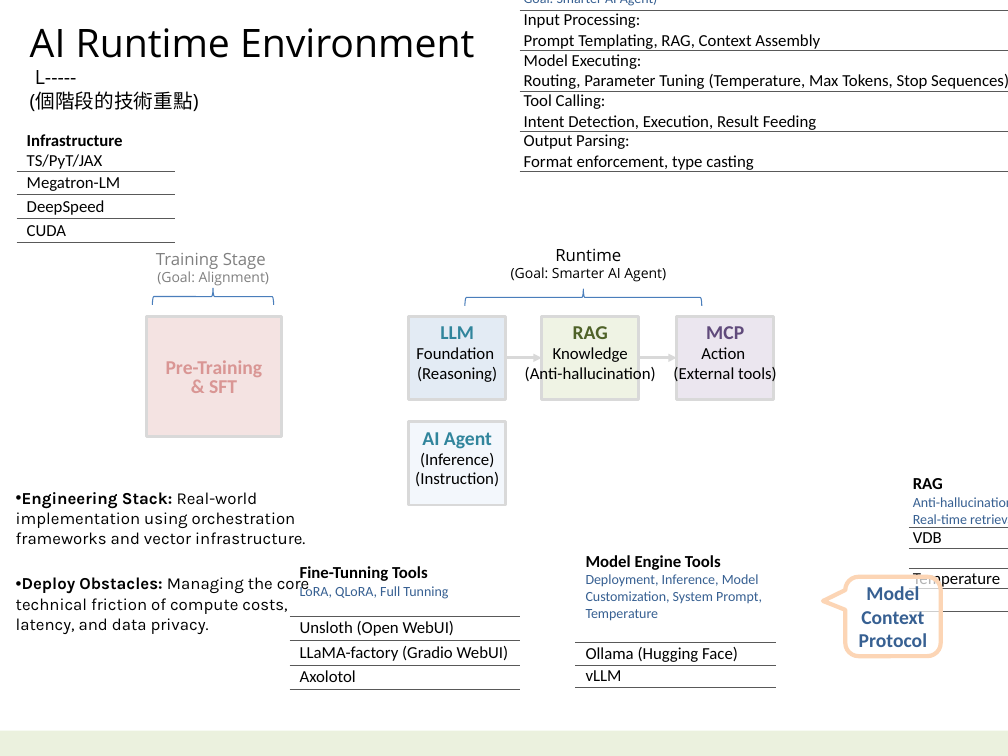
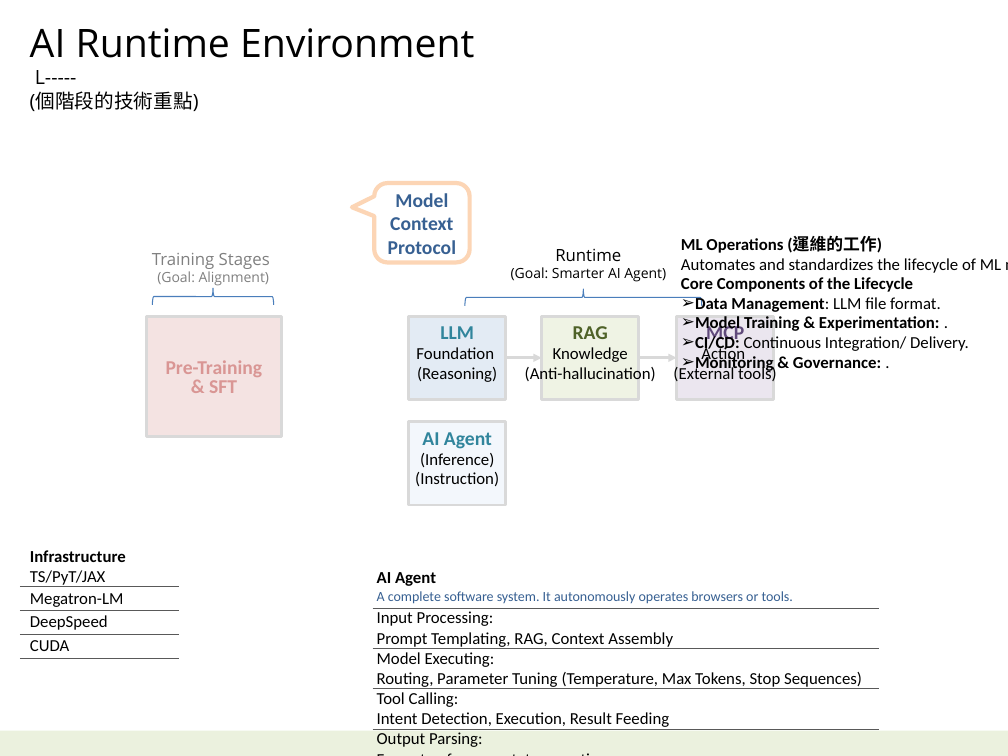
Before and after one commit to navibator/crazy-ai, a slide deck: slide 3 of ai-gemma.pptx. Drawn at 1008x756 pixels with LibreOffice and Linux fonts; fonts in the diff are those of the drawing. Boxes give left, top, right and bottom in pixels: in the first picture for what was removed or moved away, otherwise in the second. Text is boxed around its words. In the diff, an @@ line names an element or a change of style, - is before the commit and + after.

```diff
--- a/ai-gemma.pptx
+++ b/ai-gemma.pptx
@@ rounded speech box "Model": place and size @@
-rounded speech box "Model" at box(846, 577, 941, 656)
+rounded speech box "Model" at box(374, 183, 470, 263)
@@ text added at box(681, 237, 1001, 372), 12 pt, text #000000, bold @@
+ML Operations (運維的工作)
+Automates and standardizes the lifecycle of ML models
+Core Components of the Lifecycle
+➢ Data Management: LLM file format.
+➢ Model Training & Experimentation: .
+➢ CI/CD: Continuous Integration/ Delivery.
+➢ Monitoring & Governance: .
@@ text at box(152, 253, 270, 269): text changed @@
-Training Stage
+Training Stages
@@ table removed at box(909, 474, 1008, 608), 5 rows, 1 columns @@
-RAG / Anti-hallucination / Real-time retrieval
-VDB
-
-Temperature
-
@@ text removed at box(16, 492, 310, 634) @@
-• Engineering Stack: Real-world implementation using orchestration frameworks and vector infrastructure.
-• Deploy Obstacles: Managing the core technical friction of compute costs, latency, and data privacy.
@@ table: place and size @@
-table at box(16, 131, 174, 243)
+table at box(20, 546, 178, 658)
@@ table removed at box(289, 562, 519, 688), 4 rows, 1 columns @@
-Fine-Tunning Tools / LoRA, QLoRA, Full Tunning
-Unsloth (Open WebUI)
-LLaMA-factory (Gradio WebUI)
-Axolotol
@@ table at box(373, 565, 880, 756) @@
-row 1, column 1: Run Time / Goal: Smarter AI Agent)
+row 1, column 1: AI Agent / A complete software system. It autonomously operates browsers or tools.
@@ table: place and size @@
-table at box(520, 0, 1008, 174)
+table at box(373, 565, 880, 756)
@@ table removed at box(576, 551, 776, 687), 3 rows, 1 columns @@
-Model Engine Tools / Deployment, Inference, Model Customization, System Prompt, Temperature
-Ollama (Hugging Face)
-vLLM
```
Also in this commit, not shown: 11 other slides changed, 2 slides added, 1 slide removed, 1 other file.
